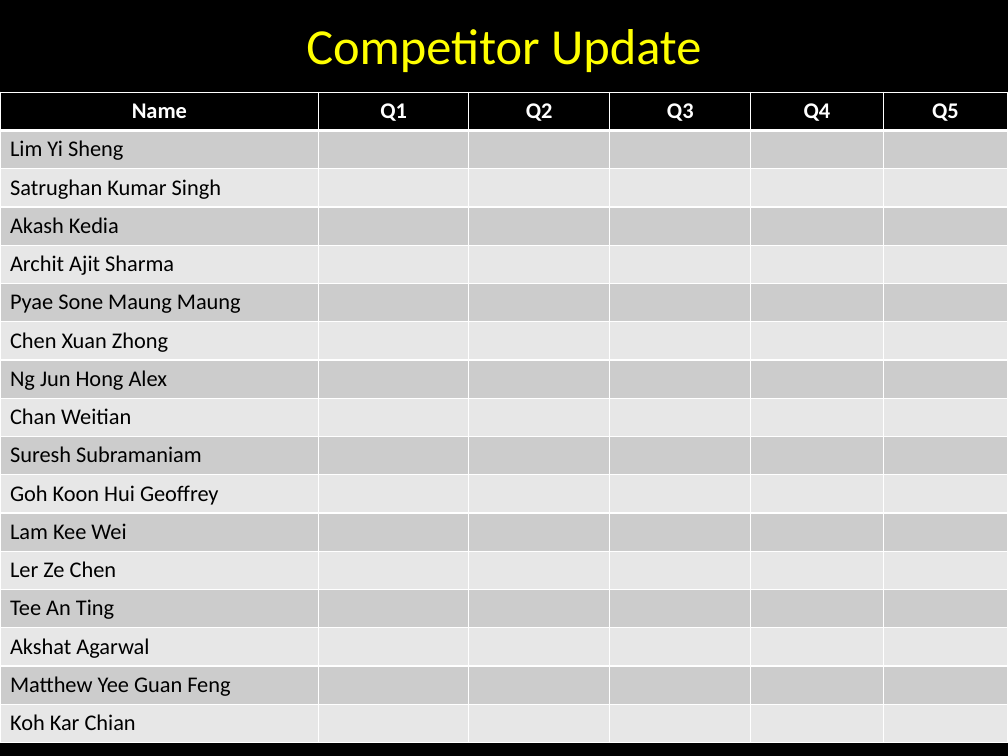
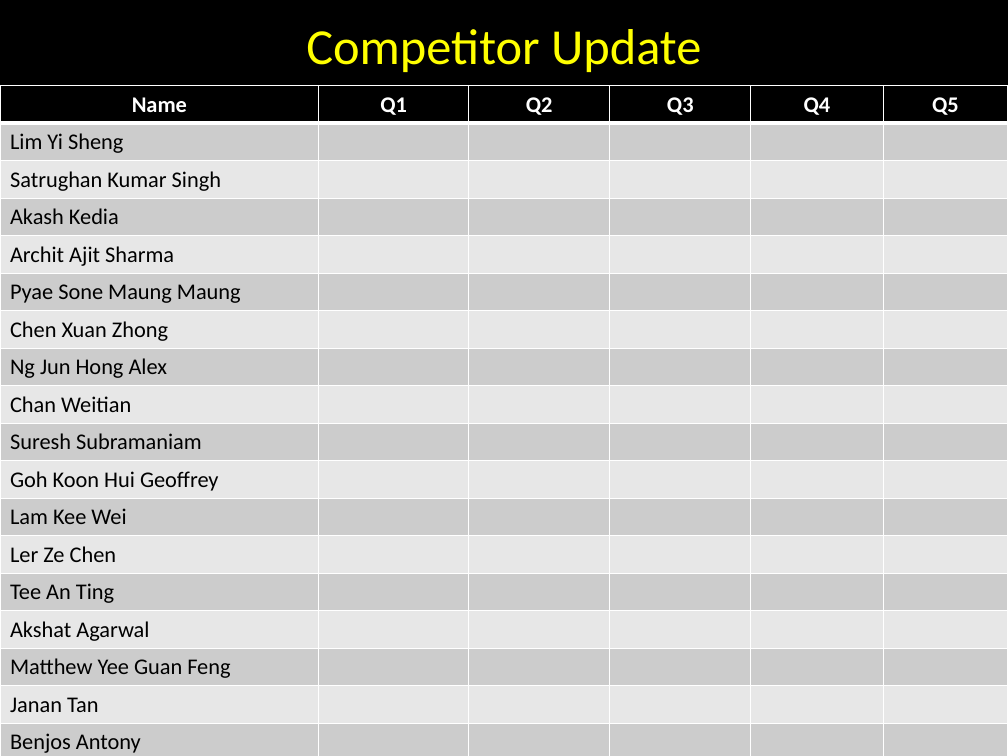
Before and after one commit to melvrickgoh/10.10, a slide deck: slide 4 of Drunken Preliminaries.pptx. Drawn at 1008x756 pixels with LibreOffice and Linux fonts; fonts in the diff are those of the drawing. Boxes give left, top, right and bottom in pixels: in the first picture for what was removed or moved away, otherwise in the second. Text is boxed around its words. In the diff, an @@ line names an element or a change of style, - is before the commit and + after.

```diff
--- a/Drunken Preliminaries.pptx
+++ b/Drunken Preliminaries.pptx
@@ table at box(0, 86, 1008, 756) @@
-row 17: Koh Kar Chian |  |  |  |  | 
+row 17: Janan Tan |  |  |  |  | 
+row 18: Benjos Antony |  |  |  |  | 
@@ table: place and size @@
-table at box(0, 93, 1008, 744)
+table at box(0, 86, 1008, 756)
```
Also in this commit, not shown: 1 other slide changed.
